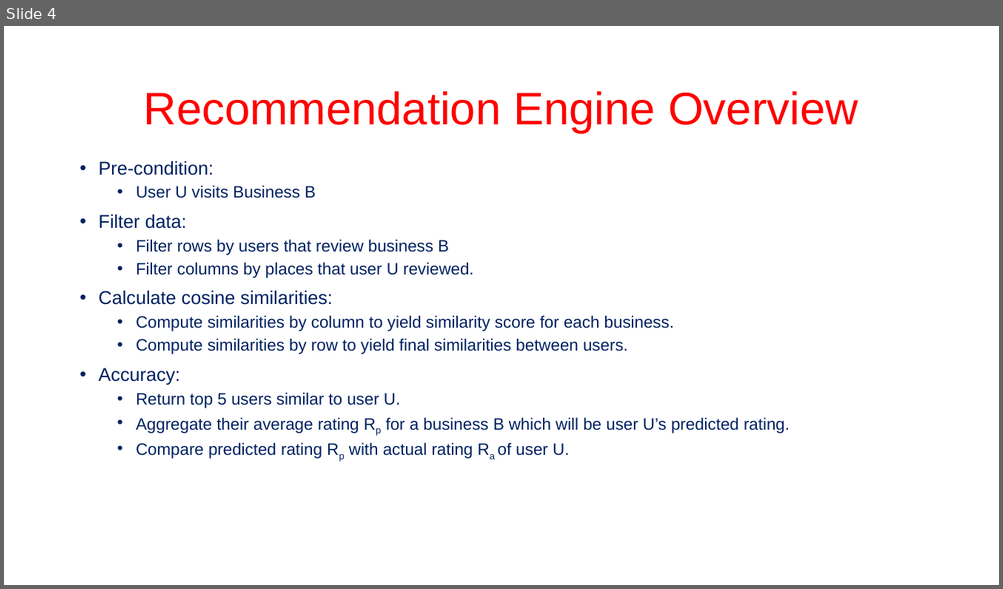
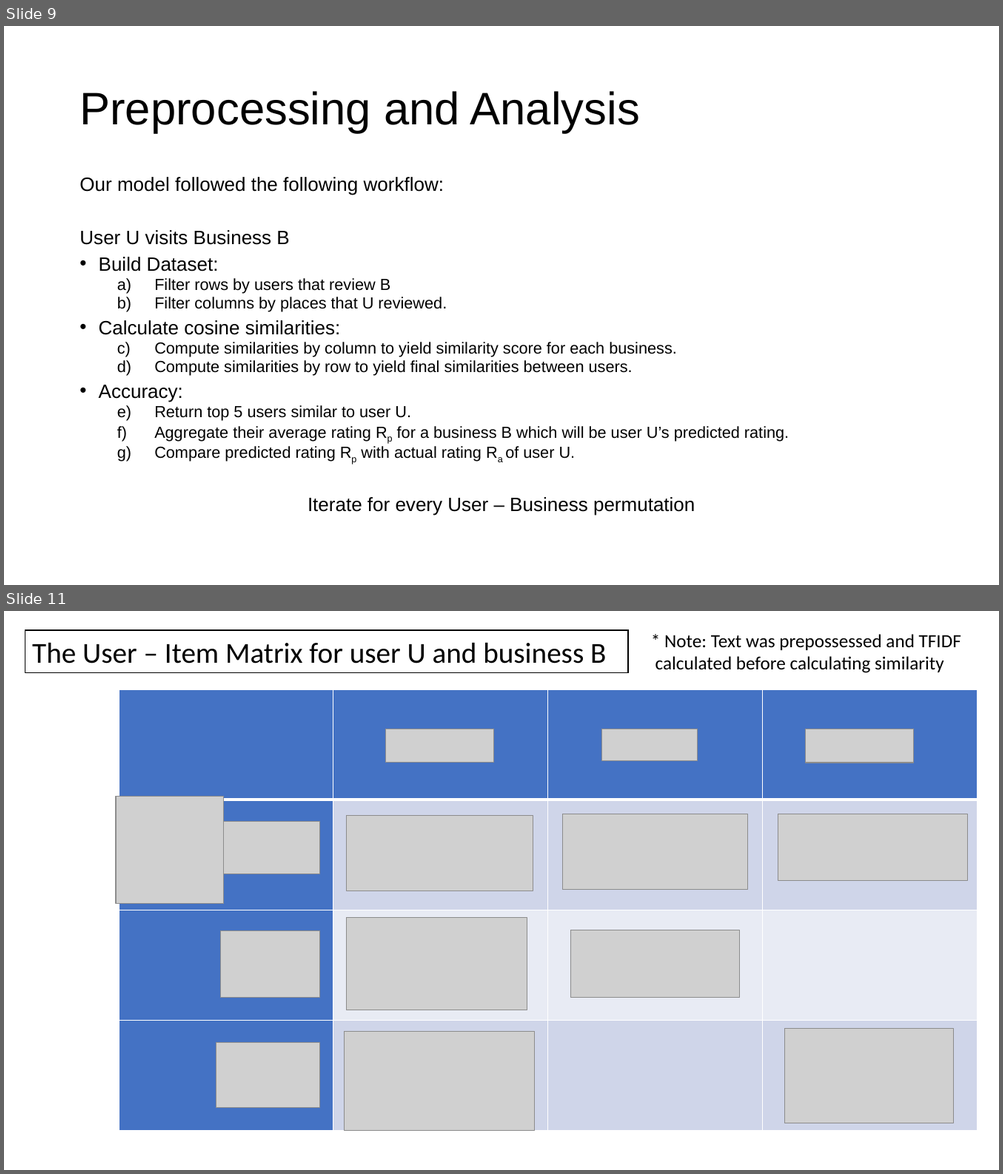
Before and after one commit to methoddatascience/Libra, a slide deck: reviewly/reviewly_libra.pptx. Shown one above the other, each under a label of ours: slide 4 before the commit, slides 9 and 11 after it; the slides between them are not shown. The pictures are 1003x589 and 1003x1174 pixels, drawn with LibreOffice and Linux fonts; fonts in the diff are those of the drawing; grey boxes stand for pictures; background and template pictures are left out. Boxes give left, top, right and bottom in pixels: in the first picture for what was removed or moved away, otherwise in the second. Text is boxed around its words. In the diff, an @@ line names an element or a change of style, - is before the commit and + after.

```diff
--- a/reviewly/reviewly_libra.pptx
+++ b/reviewly/reviewly_libra.pptx
@@ slide 11 added at box(4, 611, 999, 1170), background #FFFFFF @@
@@ rectangle added at box(25, 630, 628, 673), fill #FFFFFF, outline #000000 1 pt, 28 pt, text #000000 @@
+The User – Item Matrix for user U and business B
@@ text added at box(655, 634, 961, 673), 18 pt, text #000000 @@
+* Note: Text was prepossessed and TFIDF calculated before calculating similarity
@@ table added at box(119, 689, 979, 1131), 4 rows, 4 columns @@
+ |  |  | 
+ |  |  | 
+ |  |  | 
+ |  |  | 
@@ picture added at box(385, 729, 493, 763) @@
@@ picture added at box(602, 729, 697, 762) @@
@@ picture added at box(805, 729, 913, 763) @@
@@ picture added at box(116, 796, 224, 904) @@
@@ picture added at box(221, 821, 319, 874) @@
@@ picture added at box(347, 816, 533, 891) @@
@@ picture added at box(563, 815, 748, 890) @@
@@ picture added at box(778, 815, 968, 880) @@
@@ picture added at box(347, 918, 527, 1011) @@
@@ picture added at box(220, 931, 319, 997) @@
@@ picture added at box(571, 931, 740, 997) @@
@@ picture added at box(344, 1032, 535, 1131) @@
@@ picture added at box(785, 1029, 953, 1124) @@
@@ picture added at box(216, 1043, 319, 1108) @@
@@ what was slide 4 is now slide 9 @@
@@ slide 9 changed as well @@
@@ title at box(79, 91, 640, 133): text changed; text colour #FF0000 to #000000 @@
-Recommendation Engine Overview
+Preprocessing and Analysis
@@ text "Our model followed the following ...": place and size @@
-text "Our model followed the following ..." at box(99, 161, 789, 459)
+text "Our model followed the following ..." at box(79, 177, 788, 516)
@@ text at box(79, 177, 444, 195): text changed; size 18 to 18.6 pt; text colour #002060 to #000000 @@
-• Pre-condition:
+Our model followed the following workflow:
@@ text at box(79, 230, 788, 462): size 16 to 18.6 pt in "User U visits Business B"; text colour #002060 to #000000 in "User U visits Business B", "Calculate cosine similarities:", "Compute similarities by column to yield similarity ...", "Compute similarities by row to yield final ..." and 4 more places; size 18 to 18.6 pt in "Calculate cosine similarities:", "Accuracy:"; size 16 to 15.5 pt in "Compute similarities by column to yield similarity ...", "Compute similarities by row to yield final ...", "Return top 5 users similar to user ...", "Aggregate their average rating Rp for a ..." and 1 more places; bullet • to none; list level 2 to 1 in "User U visits Business B"; line spacing 0.9 to 0.7; bullet • to a) @@
@@ text at box(99, 257, 447, 312): text changed; size 16 to 15.5 pt; text colour #002060 to #000000 @@
-• Filter data:
-  • Filter rows by users that review business B
-  • Filter columns by places that user U reviewed.
+• Build Dataset:
+  a) Filter rows by users that review B
+  b) Filter columns by places that U reviewed.
@@ text at box(307, 497, 694, 516): paragraph added @@
+Iterate for every User – Business permutation
```
Also in this commit, not shown: 7 other slides changed, 8 other slides added, 1 slide removed.
